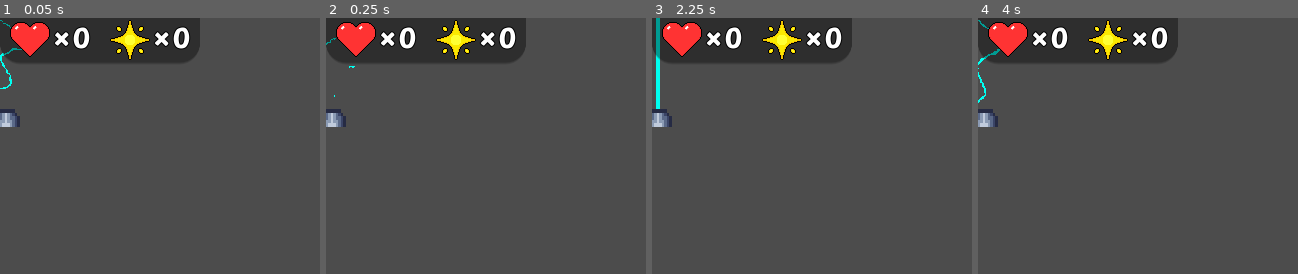
Above: before the commit, frames 1-4 (left to right).
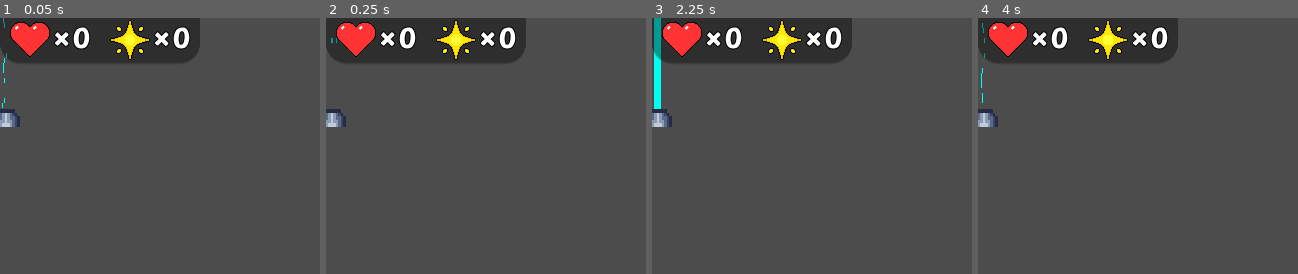
Above: after the commit, the same moments.

Repository: fheysel/frogGoesToSpace
Game: Godot game, scene res://LaserBeam.tscn
The game is run twice, just before and just after one commit, with the same random seed, the same clock (stepped at 60 frames per second) and the same inputs. This scene is started directly instead of the project's main scene.
Inputs:
- Up to frame 1 (0.05 s): no input
- Up to frame 2 (0.25 s): no input
- Up to frame 3 (2.25 s): hold S (look_down) 0.53-1.28 s; hold D (ui_right) 0.53-2.03 s; tap Space (jump) at 0.77, 1.52 s; tap W (look_up) at 1.35 s; hold A (ui_left) from 2.03 s (still down); hold X (tongue) from 2.03 s (still down)
- Up to frame 4 (4 s): release A (ui_left) at 2.78 s; release X (tongue) at 2.78 s; hold D (ui_right) from 2.78 s (still down); tap S (look_down) at 2.85 s; tap Space (jump) at 3.02, 3.77 s; hold W (look_up) from 3.53 s (still down)
The pictures show only the part of the screen within x 0-50%, y 0-50%; the shares and areas given below are measured in that part.

The runs differ from the first frame. In frame 1, 0.2% of the frame differs, in the area x 0-7%, y 0-36%; in frame 2, less than 0.1%; in frame 3, 0.3%, in the area x 0-3%, y 0-36%; in frame 4, 0.2%.

Commit message:
resize laser texture to meet pi constraints

Diff:
--- a/godotproject/LaserBeam.tscn
+++ b/godotproject/LaserBeam.tscn
@@ -1,154 +1,146 @@
-[gd_scene load_steps=41 format=2]
+[gd_scene load_steps=39 format=2]
 
-[ext_resource path="res://laser_attack.png" type="Texture" id=1]
 [ext_resource path="res://LaserBeam.gd" type="Script" id=2]
 [ext_resource path="res://sfx/laser_idle_sfx.wav" type="AudioStream" id=3]
 [ext_resource path="res://sfx/laser_attack_sfx.wav" type="AudioStream" id=4]
 [ext_resource path="res://laser_base.png" type="Texture" id=5]
+[ext_resource path="res://laser.png" type="Texture" id=6]
 
 [sub_resource type="RectangleShape2D" id=1]
 extents = Vector2( 4.00462, 10.9612 )
 
-[sub_resource type="AtlasTexture" id=2]
-atlas = ExtResource( 1 )
-region = Rect2( 0, 0, 400, 300 )
+[sub_resource type="AtlasTexture" id=40]
+atlas = ExtResource( 6 )
+region = Rect2( 0, 1020, 40, 30 )
 
-[sub_resource type="AtlasTexture" id=3]
-atlas = ExtResource( 1 )
-region = Rect2( 0, 300, 400, 300 )
+[sub_resource type="AtlasTexture" id=41]
+atlas = ExtResource( 6 )
+region = Rect2( 0, 0, 40, 30 )
 
-[sub_resource type="AtlasTexture" id=4]
-atlas = ExtResource( 1 )
-region = Rect2( 0, 600, 400, 300 )
+[sub_resource type="AtlasTexture" id=42]
+atlas = ExtResource( 6 )
+region = Rect2( 0, 30, 40, 30 )
 
-[sub_resource type="AtlasTexture" id=5]
-atlas = ExtResource( 1 )
-region = Rect2( 0, 900, 400, 300 )
+[sub_resource type="AtlasTexture" id=43]
+atlas = ExtResource( 6 )
+region = Rect2( 0, 60, 40, 30 )
 
-[sub_resource type="AtlasTexture" id=6]
-atlas = ExtResource( 1 )
-region = Rect2( 0, 1200, 400, 300 )
+[sub_resource type="AtlasTexture" id=44]
+atlas = ExtResource( 6 )
+region = Rect2( 0, 90, 40, 30 )
 
-[sub_resource type="AtlasTexture" id=7]
-atlas = ExtResource( 1 )
-region = Rect2( 0, 1500, 400, 300 )
+[sub_resource type="AtlasTexture" id=45]
+atlas = ExtResource( 6 )
+region = Rect2( 0, 120, 40, 30 )
 
-[sub_resource type="AtlasTexture" id=8]
-atlas = ExtResource( 1 )
-region = Rect2( 0, 1800, 400, 300 )
+[sub_resource type="AtlasTexture" id=46]
+atlas = ExtResource( 6 )
+region = Rect2( 0, 150, 40, 30 )
 
-[sub_resource type="AtlasTexture" id=9]
-atlas = ExtResource( 1 )
-region = Rect2( 0, 2100, 400, 300 )
+[sub_resource type="AtlasTexture" id=47]
+atlas = ExtResource( 6 )
+region = Rect2( 0, 180, 40, 30 )
 
-[sub_resource type="AtlasTexture" id=10]
-atlas = ExtResource( 1 )
-region = Rect2( 0, 2400, 400, 300 )
+[sub_resource type="AtlasTexture" id=48]
+atlas = ExtResource( 6 )
+region = Rect2( 0, 210, 40, 30 )
 
-[sub_resource type="AtlasTexture" id=11]
-atlas = ExtResource( 1 )
-region = Rect2( 0, 2700, 400, 300 )
+[sub_resource type="AtlasTexture" id=49]
+atlas = ExtResource( 6 )
+region = Rect2( 0, 240, 40, 30 )
 
-[sub_resource type="AtlasTexture" id=12]
-atlas = ExtResource( 1 )
-region = Rect2( 0, 3000, 400, 300 )
+[sub_resource type="AtlasTexture" id=50]
+atlas = ExtResource( 6 )
+region = Rect2( 0, 270, 40, 30 )
 
-[sub_resource type="AtlasTexture" id=13]
-atlas = ExtResource( 1 )
-region = Rect2( 0, 3300, 400, 300 )
+[sub_resource type="AtlasTexture" id=51]
+atlas = ExtResource( 6 )
+region = Rect2( 0, 300, 40, 30 )
 
-[sub_resource type="AtlasTexture" id=14]
-atlas = ExtResource( 1 )
-region = Rect2( 0, 3600, 400, 300 )
+[sub_resource type="AtlasTexture" id=52]
+atlas = ExtResource( 6 )
+region = Rect2( 0, 330, 40, 30 )
 
-[sub_resource type="AtlasTexture" id=15]
-atlas = ExtResource( 1 )
-region = Rect2( 0, 3900, 400, 300 )
+[sub_resource type="AtlasTexture" id=53]
+atlas = ExtResource( 6 )
+region = Rect2( 0, 360, 40, 30 )
 
-[sub_resource type="AtlasTexture" id=16]
-atlas = ExtResource( 1 )
-region = Rect2( 0, 4200, 400, 300 )
+[sub_resource type="AtlasTexture" id=54]
+atlas = ExtResource( 6 )
+region = Rect2( 0, 390, 40, 30 )
 
-[sub_resource type="AtlasTexture" id=17]
-atlas = ExtResource( 1 )
-region = Rect2( 0, 4500, 400, 300 )
+[sub_resource type="AtlasTexture" id=55]
+atlas = ExtResource( 6 )
+region = Rect2( 0, 420, 40, 30 )
 
-[sub_resource type="AtlasTexture" id=18]
-atlas = ExtResource( 1 )
-region = Rect2( 0, 4800, 400, 300 )
+[sub_resource type="AtlasTexture" id=56]
+atlas = ExtResource( 6 )
+region = Rect2( 0, 450, 40, 30 )
 
-[sub_resource type="AtlasTexture" id=19]
-atlas = ExtResource( 1 )
-region = Rect2( 0, 5100, 400, 300 )
+[sub_resource type="AtlasTexture" id=57]
+atlas = ExtResource( 6 )
+region = Rect2( 0, 480, 40, 30 )
 
-[sub_resource type="AtlasTexture" id=20]
-atlas = ExtResource( 1 )
-region = Rect2( 0, 5400, 400, 300 )
+[sub_resource type="AtlasTexture" id=58]
+atlas = ExtResource( 6 )
+region = Rect2( 0, 510, 40, 30 )
 
-[sub_resource type="AtlasTexture" id=21]
-atlas = ExtResource( 1 )
-region = Rect2( 0, 5700, 400, 300 )
+[sub_resource type="AtlasTexture" id=59]
+atlas = ExtResource( 6 )
+region = Rect2( 0, 540, 40, 30 )
 
-[sub_resource type="AtlasTexture" id=22]
-atlas = ExtResource( 1 )
-region = Rect2( 0, 6000, 400, 300 )
+[sub_resource type="AtlasTexture" id=60]
+atlas = ExtResource( 6 )
+region = Rect2( 0, 570, 40, 30 )
 
-[sub_resource type="AtlasTexture" id=23]
-atlas = ExtResource( 1 )
-region = Rect2( 0, 6300, 400, 300 )
+[sub_resource type="AtlasTexture" id=61]
+atlas = ExtResource( 6 )
+region = Rect2( 0, 600, 40, 30 )
 
-[sub_resource type="AtlasTexture" id=24]
-atlas = ExtResource( 1 )
-region = Rect2( 0, 6600, 400, 300 )
+[sub_resource type="AtlasTexture" id=62]
+atlas = ExtResource( 6 )
+region = Rect2( 0, 630, 40, 30 )
 
-[sub_resource type="AtlasTexture" id=25]
-atlas = ExtResource( 1 )
-region = Rect2( 0, 6900, 400, 300 )
+[sub_resource type="AtlasTexture" id=63]
+atlas = ExtResource( 6 )
+region = Rect2( 0, 660, 40, 30 )
 
-[sub_resource type="AtlasTexture" id=26]
-atlas = ExtResource( 1 )
-region = Rect2( 0, 7200, 400, 300 )
+[sub_resource type="AtlasTexture" id=64]
+atlas = ExtResource( 6 )
+region = Rect2( 0, 690, 40, 30 )
 
-[sub_resource type="AtlasTexture" id=27]
-atlas = ExtResource( 1 )
-region = Rect2( 0, 7500, 400, 300 )
+[sub_resource type="AtlasTexture" id=65]
+atlas = ExtResource( 6 )
+region = Rect2( 0, 720, 40, 30 )
 
-[sub_resource type="AtlasTexture" id=28]
-atlas = ExtResource( 1 )
-region = Rect2( 0, 7800, 400, 300 )
+[sub_resource type="AtlasTexture" id=66]
+atlas = ExtResource( 6 )
+region = Rect2( 0, 750, 40, 30 )
 
-[sub_resource type="AtlasTexture" id=29]
-atlas = ExtResource( 1 )
-region = Rect2( 0, 8100, 400, 300 )
+[sub_resource type="AtlasTexture" id=36]
+atlas = ExtResource( 6 )
+region = Rect2( 0, 840, 40, 30 )
 
-[sub_resource type="AtlasTexture" id=30]
-atlas = ExtResource( 1 )
-region = Rect2( 0, 8400, 400, 300 )
+[sub_resource type="AtlasTexture" id=37]
+atlas = ExtResource( 6 )
+region = Rect2( 0, 870, 40, 30 )
 
-[sub_resource type="AtlasTexture" id=31]
-atlas = ExtResource( 1 )
-region = Rect2( 0, 8700, 400, 300 )
+[sub_resource type="AtlasTexture" id=38]
+atlas = ExtResource( 6 )
+region = Rect2( 0, 930, 40, 30 )
 
-[sub_resource type="AtlasTexture" id=32]
-atlas = ExtResource( 1 )
-region = Rect2( 0, 9300, 400, 300 )
-
-[sub_resource type="AtlasTexture" id=33]
-atlas = ExtResource( 1 )
-region = Rect2( 0, 9600, 400, 300 )
-
-[sub_resource type="AtlasTexture" id=34]
-atlas = ExtResource( 1 )
-region = Rect2( 0, 9900, 400, 300 )
+[sub_resource type="AtlasTexture" id=39]
+atlas = ExtResource( 6 )
+region = Rect2( 0, 960, 40, 30 )
 
 [sub_resource type="SpriteFrames" id=35]
 animations = [ {
-"frames": [ SubResource( 2 ), SubResource( 3 ), SubResource( 4 ), SubResource( 5 ), SubResource( 6 ), SubResource( 7 ), SubResource( 8 ), SubResource( 9 ), SubResource( 10 ), SubResource( 11 ), SubResource( 12 ), SubResource( 13 ), SubResource( 14 ), SubResource( 15 ), SubResource( 16 ), SubResource( 17 ), SubResource( 18 ), SubResource( 19 ), SubResource( 20 ), SubResource( 21 ), SubResource( 22 ), SubResource( 23 ), SubResource( 24 ), SubResource( 25 ), SubResource( 26 ), SubResource( 27 ), SubResource( 28 ), SubResource( 29 ), SubResource( 29 ), SubResource( 29 ), SubResource( 29 ) ],
+"frames": [ SubResource( 40 ), SubResource( 41 ), SubResource( 42 ), SubResource( 43 ), SubResource( 44 ), SubResource( 45 ), SubResource( 46 ), SubResource( 47 ), SubResource( 48 ), SubResource( 49 ), SubResource( 50 ), SubResource( 51 ), SubResource( 52 ), SubResource( 53 ), SubResource( 54 ), SubResource( 55 ), SubResource( 56 ), SubResource( 57 ), SubResource( 58 ), SubResource( 59 ), SubResource( 60 ), SubResource( 61 ), SubResource( 62 ), SubResource( 63 ), SubResource( 64 ), SubResource( 65 ), SubResource( 66 ) ],
 "loop": false,
 "name": "Idle",
 "speed": 30.0
 }, {
-"frames": [ SubResource( 30 ), SubResource( 31 ), SubResource( 32 ), SubResource( 33 ), SubResource( 34 ), SubResource( 34 ), SubResource( 34 ), SubResource( 34 ), SubResource( 34 ), SubResource( 34 ), SubResource( 34 ), SubResource( 34 ), SubResource( 34 ), SubResource( 34 ), SubResource( 34 ), SubResource( 34 ), SubResource( 34 ), SubResource( 34 ), SubResource( 34 ), SubResource( 34 ), SubResource( 34 ), SubResource( 34 ), SubResource( 34 ) ],
+"frames": [ SubResource( 36 ), SubResource( 37 ), SubResource( 38 ), SubResource( 39 ), SubResource( 39 ), SubResource( 39 ), SubResource( 39 ), SubResource( 39 ), SubResource( 39 ), SubResource( 39 ), SubResource( 39 ), SubResource( 39 ), SubResource( 39 ), SubResource( 39 ), SubResource( 39 ), SubResource( 39 ), SubResource( 39 ), SubResource( 39 ), SubResource( 39 ), SubResource( 39 ), SubResource( 39 ), SubResource( 39 ), SubResource( 39 ) ],
 "loop": false,
 "name": "Attacking",
 "speed": 20.0
@@ -166,8 +158,9 @@
 shape = SubResource( 1 )
 
 [node name="AnimatedSprite" type="AnimatedSprite" parent="."]
-position = Vector2( 11.2988, -11.1963 )
+position = Vector2( 10.63, -10.4953 )
 rotation = -1.5708
+scale = Vector2( 10, 2 )
 frames = SubResource( 35 )
 animation = "Attacking"
 frame = 22
Binary file added: godotproject/laser.png
Not shown, changed: godotproject/laser.png.import
Binary file removed: godotproject/laser_attack.png
